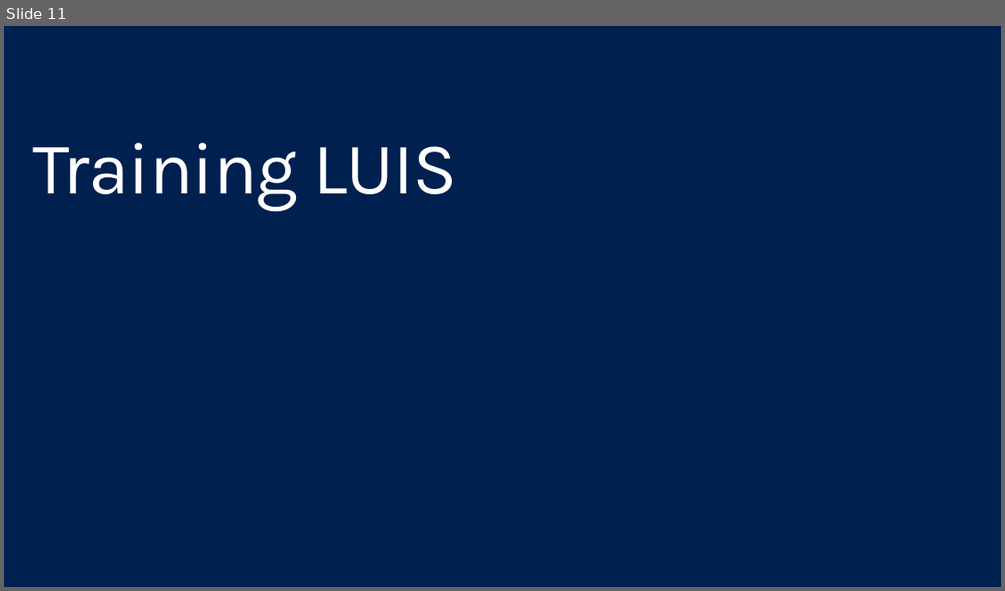
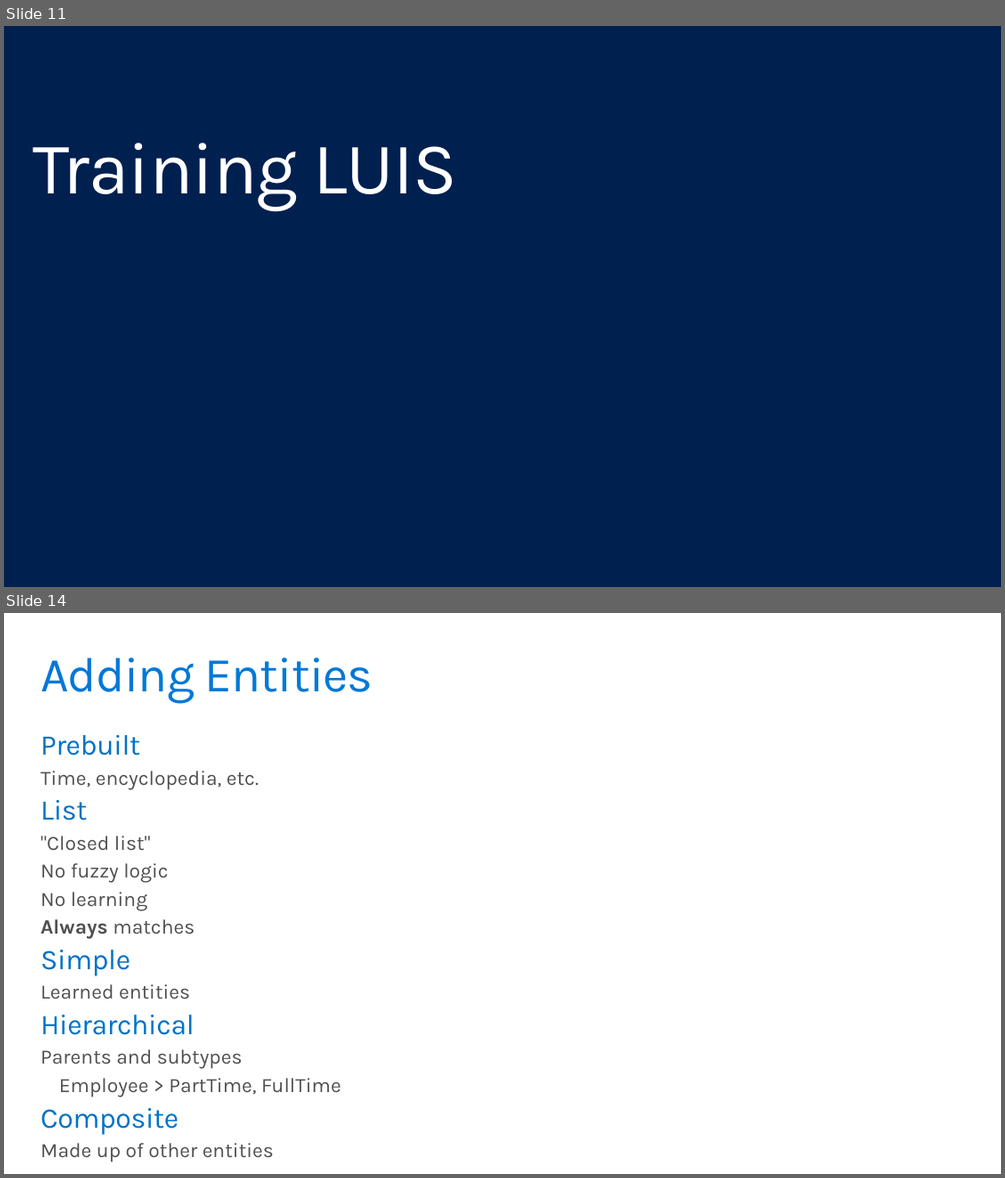
Before and after one commit to GeekTrainer/help-desk-bot-lab, a slide deck: Slides/3 - Natural Language Processing and LUIS.pptx. Shown one above the other, each under a label of ours: slide 11 before the commit, slides 11 and 14 after it; the slides between them are not shown. The pictures are 1005x591 and 1005x1178 pixels, drawn with LibreOffice and Linux fonts; fonts in the diff are those of the drawing. Boxes give left, top, right and bottom in pixels: in the first picture for what was removed or moved away, otherwise in the second. Text is boxed around its words. In the diff, an @@ line names an element or a change of style, - is before the commit and + after.

```diff
--- a/Slides/3 - Natural Language Processing and LUIS.pptx
+++ b/Slides/3 - Natural Language Processing and LUIS.pptx
@@ slide 14 added at [4,613,1001,1174], background #FFFFFF @@
@@ title added at [40,657,373,704], 48 pt, text #0078D7 @@
+Adding Entities
@@ text added at [40,735,341,1162], 20 pt, text #505050 @@
+Prebuilt
+  Time, encyclopedia, etc.
+List
+  "Closed list"
+  No fuzzy logic
+  No learning
+  Always matches
+Simple
+  Learned entities
+Hierarchical
+  Parents and subtypes
+    Employee > PartTime, FullTime
+Composite
+  Made up of other entities
```
Also in this commit, not shown: 4 other slides added.
